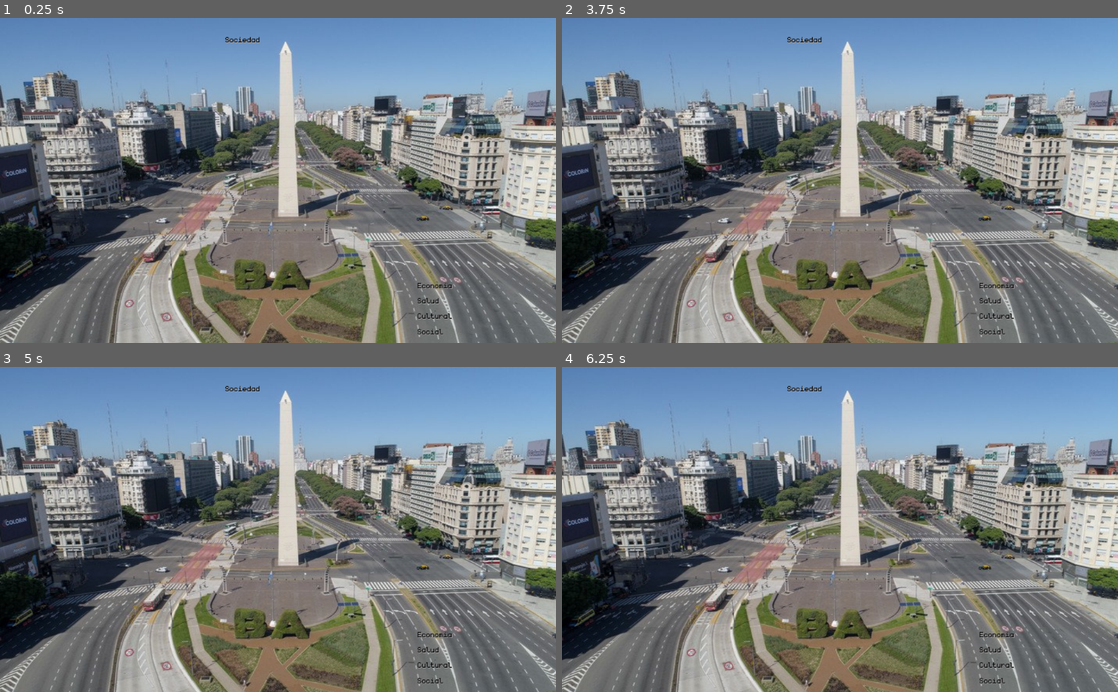
Above: before the commit, frames 1-4 (two rows, left to right).
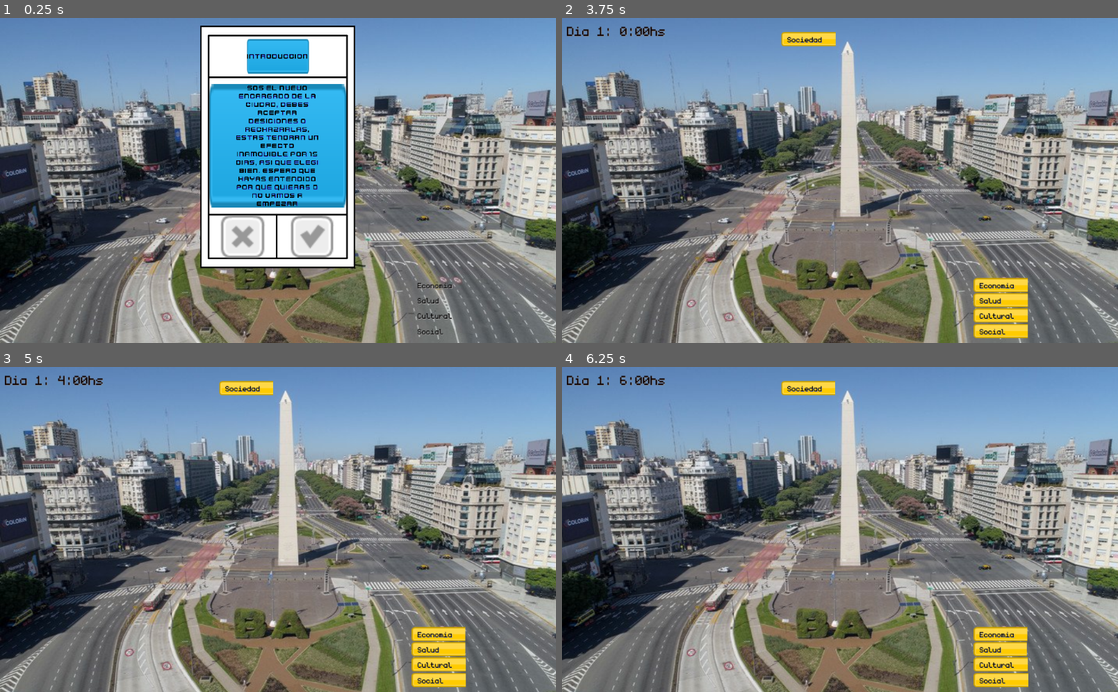
Above: after the commit, the same moments.

Repository: compumundohipermegaredUNQ/SimCovid-21
Game: Godot game, scene res://Main.tscn
The game is run twice, just before and just after one commit, with the same random seed, the same clock (stepped at 60 frames per second) and the same inputs.
Inputs (mouse positions are in pixels of both pictures, inside the frame that each line leads up to):
- Up to frame 1 (0.25 s): no input
- Up to frame 2 (3.75 s): click (873, 235) at 0.52 s; click (806, 235) at 1.27 s; click (873, 235) at 2.02 s; click (806, 235) at 2.77 s; click (873, 235) at 3.52 s
- Up to frame 3 (5 s): tap Enter at 4.25 s
- Up to frame 4 (6.25 s): tap Space at 5 s; tap Enter at 5.75 s

The runs differ from the first frame. In frame 1, 21% of the frame differs, in the area x 36-64%, y 2-78%; in frame 2, 2.3%; in frame 3, 2.3%; in frame 4, 2.3%.
Error before the commit: Invalid call. Nonexistent function 'getNextInitialCard' in base 'Node (CardsDatabase.gd)'. (res://src/DeckOfCards/DeckOfCards.gd:19)

Commit message:
Agregado stop de timer y seteo de multiplicadores

Diff:
--- a/src/Bar/HealthBar.gd
+++ b/src/Bar/HealthBar.gd
@@ -15,6 +15,7 @@
 
 var global_clock
 var speed_multiplier
+var remaining_ticks_before_emit = 10
 
 func initialize(timer:Timer, clock:Node2D, deck_multiplier):
 	speed_multiplier = 1
@@ -32,13 +33,11 @@
 func get_value():
 	return healthbar.value * percentage
 
+func set_multiplier(deck_multiplier):
+	multiplier = deck_multiplier
+
 func _ready():
 	healthbar_textlabel.set_text(label)
-
-# Es un tema para que discutamos entre todos
-# Idea: Si queremos que 1 día sean 20s (eventualmente), serían 1.2hs por segundo.
-# Eso sería una partida en vel. normal. Por lo tanto, "tiene sentido" que la velocidad sean
-# las horas por segundo.
 
 func _set_speed_multiplier(hours_per_second):
 	speed_multiplier = hours_per_second
@@ -48,9 +47,17 @@
 
 func _update_value():
 	healthbar.value = healthbar.value + speed_multiplier * multiplier
-	if _is_low():
-		emit_signal("low_bar", healthbar_textlabel)
+	remaining_ticks_before_emit = clamp(remaining_ticks_before_emit-1, 0, 10)
+	if _can_emit() && _is_low():
+		_restart_emit_count()
+		emit_signal("low_bar", healthbar_textlabel.text)
 	_update_healthbar()
+
+func _can_emit():
+	return remaining_ticks_before_emit == 0
+
+func _restart_emit_count():
+	remaining_ticks_before_emit = 10
 
 func _update_healthbar():
 	healthbar.texture_progress = bar_green
--- a/src/Bar/HealthBarGroup.gd
+++ b/src/Bar/HealthBarGroup.gd
@@ -18,3 +18,9 @@
 func _update_overall_value():
 	var overall_value = economia_bar.get_value() + salud_bar.get_value() + cultural_bar.get_value() + social_bar.get_value()
 	overall_bar.set_value(overall_value)
+
+func set_multipliers(multipliers):
+	economia_bar.set_multiplier(multipliers['Economico'])
+	salud_bar.set_multiplier(multipliers['Salud'])
+	cultural_bar.set_multiplier(multipliers['Cultural'])
+	social_bar.set_multiplier(multipliers['Social'])
--- a/src/Card/CardsDatabase.gd
+++ b/src/Card/CardsDatabase.gd
@@ -1,25 +1,15 @@
 extends Node
 
-onready var cardScene = preload("res://src/Card/CardBase.tscn")
+onready var card_scene = preload("res://src/Card/CardBase.tscn")
 
 # Multipliers order Social, Economico, Cultural, Salud
 
 var INITIAL_DECK = {
-	"Introduccion": [
-		["Sos el nuevo encargado de la ciudad, debes aceptar desiciones o rechazarlas, estas tendran un efecto inamovible por 15 dias, asi que elegi bien. Espero que hayas entendido por que quieras o no vamos a empezar", [0.0, 0.0, 0, 0.0]],
-	],
-	"Social": [
-		['Las cartas con esta categoria la afectaran principalmente, y decidiran que tan mal o bien queres tratar a tus ciudadanos', [0.05, 0.02, 0.03, -0.05]],
-	],
-	"Economico": [
-		['Las cartas con esta categoria la afectaran principalmente, y decidiran si lo que te importa es solo la plata', [0.01, 0.05, 0.02, -0.2]],
-	],
-	"Cultural": [
-		['Las cartas con esta categoria la afectaran principalmente, y decidiran si tus ciudadanos aprenderan algo o olvidaran todo lo aprendido', [0.03, 0.01, 0.05, -0.05]],
-	],
-	"Salud": [
-		['Las cartas con esta categoria la afectaran principalmente, y decidiran si es un salvese quien pueda en el fin del mundo ', [0.03, -0.06, 0.02, 0.04]]
-	]
+	"Introduccion": ["Sos el nuevo encargado de la ciudad, debes aceptar desiciones o rechazarlas, estas tendran un efecto inamovible por 15 dias, asi que elegi bien. Espero que hayas entendido por que quieras o no vamos a empezar", [0.0, 0.0, 0, 0.0]],
+	"Social": ['Las cartas con esta categoria la afectaran principalmente, y decidiran que tan mal o bien queres tratar a tus ciudadanos', [0.05, 0.02, 0.03, -0.05]],
+	"Economico": ['Las cartas con esta categoria la afectaran principalmente, y decidiran si lo que te importa es solo la plata', [0.01, 0.05, 0.02, -0.2]],
+	"Cultural": ['Las cartas con esta categoria la afectaran principalmente, y decidiran si tus ciudadanos aprenderan algo o olvidaran todo lo aprendido', [0.03, 0.01, 0.05, -0.05]],
+	"Salud": ['Las cartas con esta categoria la afectaran principalmente, y decidiran si es un salvese quien pueda en el fin del mundo ', [0.03, -0.06, 0.02, 0.04]]
 }
 
 var RANDOM_DECK = {
@@ -45,6 +35,12 @@
 	]
 }
 
+var EVENT_DECK = {
+	"Salud": [
+		["La gente esta triste. ¿ Les dejamos ver a Tinelli ?", [0.0, 0.0, 0.0, 0.4]]
+	]
+}
+
 var USED_DECK = {
 	"Social": [],
 	"Economico": [],
@@ -52,11 +48,19 @@
 	"Salud": []
 }
 
-func get_initial_deck():
-	return RANDOM_DECK
+var current_deck = RANDOM_DECK
+
+func get_next_initial_card():
+	var card_type = INITIAL_DECK.keys().front()
+	var card = _get_card_instance_from_info(card_type, INITIAL_DECK[card_type])
+	INITIAL_DECK.erase(card_type)
+	return card
+
+func has_more_initial_cards():
+	return !INITIAL_DECK.keys().empty()
 
 func get_types():
-	return RANDOM_DECK.keys()
+	return _get_deck().keys()
 
 # Retorna una carta random de un tipo de carta random.
 func get_random_card_and_type():
@@ -64,13 +68,24 @@
 
 # Retorna una carta random del tipo solicitado. Si no hay cartas de ese tipo disponibles
 # en el random deck, se sacan del used deck.
-func get_random_card_from_type(card_type:String):
+func get_random_card_from_type(card_type:String, move_to_used = true):
 	if get_types().has(card_type):
-		return _get_random_card(card_type)
+		return _get_random_card(card_type, move_to_used)
 	else:
-		var card = _get_random(USED_DECK[card_type])
-		card.push_front(card_type)
-		return card
+		var card_info = _get_random(USED_DECK[card_type])
+		return _get_card_instance_from_info(card_type, card_info)
+
+func get_random_event_card_from_type(card_type:String):
+	_set_deck(EVENT_DECK)
+	var card = get_random_card_from_type(card_type, false)
+	_set_deck(RANDOM_DECK)
+	return card
+
+func _set_deck(deck):
+	current_deck = deck
+
+func _get_deck():
+	return current_deck
 
 # Retorna un tipo de carta random
 func _get_random_type():
@@ -81,16 +96,16 @@
 # Retorna una carta del tipo solicitado del random deck y la mueve al used deck.
 # Si la carta es la ultima de su tipo, elimina a dicho tipo del random deck
 # El tipo de carta debe existir en el random deck
-func _get_random_card(card_type:String):
-	var cards = RANDOM_DECK[card_type]
+func _get_random_card(card_type:String, move_to_used = true):
+	var cards = _get_deck()[card_type]
 	var index = randi() % cards.size()
-	var card = cards[index]
+	var card_info = cards[index]
 	cards.remove(index)
-	USED_DECK[card_type].append(card)
-	card.push_front(card_type)
-	if RANDOM_DECK[card_type].empty():
-		RANDOM_DECK.erase(card_type)
-	return card
+	if move_to_used:
+		USED_DECK[card_type].append(card_info)
+	if _get_deck()[card_type].empty():
+		_get_deck().erase(card_type)
+	return _get_card_instance_from_info(card_type, card_info)
 
 func _get_random(list:Array):
 	return list[randi() % list.size()]
@@ -99,3 +114,8 @@
 	RANDOM_DECK = USED_DECK
 	for type in USED_DECK.keys():
 		USED_DECK[type] = []
+
+func _get_card_instance_from_info(card_type, card_info:Array):
+	var card = card_scene.instance()
+	card.initialize(card_type, card_info[0], card_info[1])
+	return card
--- a/src/DeckOfCards/DeckOfCards.gd
+++ b/src/DeckOfCards/DeckOfCards.gd
@@ -3,20 +3,23 @@
 export (PackedScene) var cardScene
 
 var parent
+var main_timer
 var cardNumber = 0
+var game_started = false
 var multipliers = {
-	'Social': 1,
-	'Cultural': 0.5,
-	'Economico': -0.5,
-	'Salud': -1
+	'Social': 0.05,
+	'Cultural': 0.02,
+	'Economico': -0.06,
+	'Salud': -0.1
 }
 
-func initialize(main):
+func initialize(main, timer):
 	parent = main
-	getNextInitialCard()
+	main_timer = timer
+	get_next_initial_card()
 
-func getNextInitialCard():
-	var card = CardsDatabaseDeck.getNextInitialCard()
+func get_next_initial_card():
+	var card = CardsDatabaseDeck.get_next_initial_card()
 	parent.add_child(card)
 
 func checked(multiplier):
@@ -24,10 +27,16 @@
 	multipliers.Cultural += multiplier[1]
 	multipliers.Economico += multiplier[2]
 	multipliers.Salud += multiplier[3]
-	if CardsDatabaseDeck.has_more_initial_cards():
+	if game_started:
+		parent.set_multipliers(multipliers)
+		main_timer.start()
+	elif CardsDatabaseDeck.has_more_initial_cards():
+		get_next_initial_card()
+	else:
+		game_started = true
 		parent._startGame(multipliers)
-	else:
-		getNextInitialCard()
 
 func raise_card(card_type):
-	print("Levantar carta de tipo " + card_type)
+	main_timer.stop()
+	var card = CardsDatabaseDeck.get_random_event_card_from_type(card_type)
+	parent.add_child(card)
--- a/src/Main.gd
+++ b/src/Main.gd
@@ -5,7 +5,7 @@
 onready var clock = $Clock
 
 func _ready():
-	DeckOfCards.initialize(self)
+	DeckOfCards.initialize(self, timer)
 	$DeckOfCards.scale.x = 2
 	$DeckOfCards.scale.y = 2
 
@@ -14,3 +14,6 @@
 	# Esto eventualmente se elegirá desde el menú antes de arrancar
 	healt_bar_group.initialize(timer, clock, multipliers)
 	clock.set_seconds_per_day(15)
+
+func set_multipliers(multipliers):
+	healt_bar_group.set_multipliers(multipliers)
